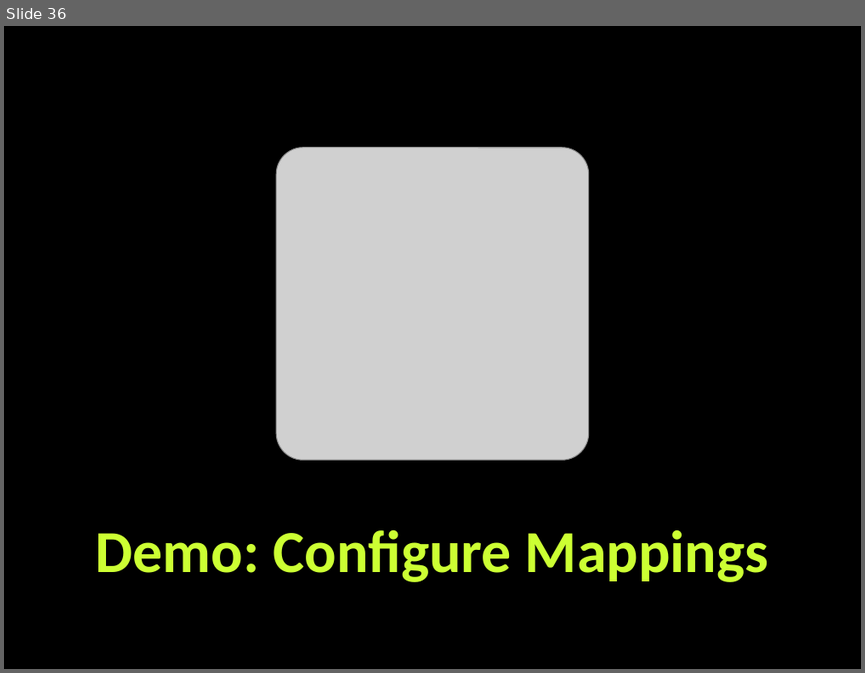
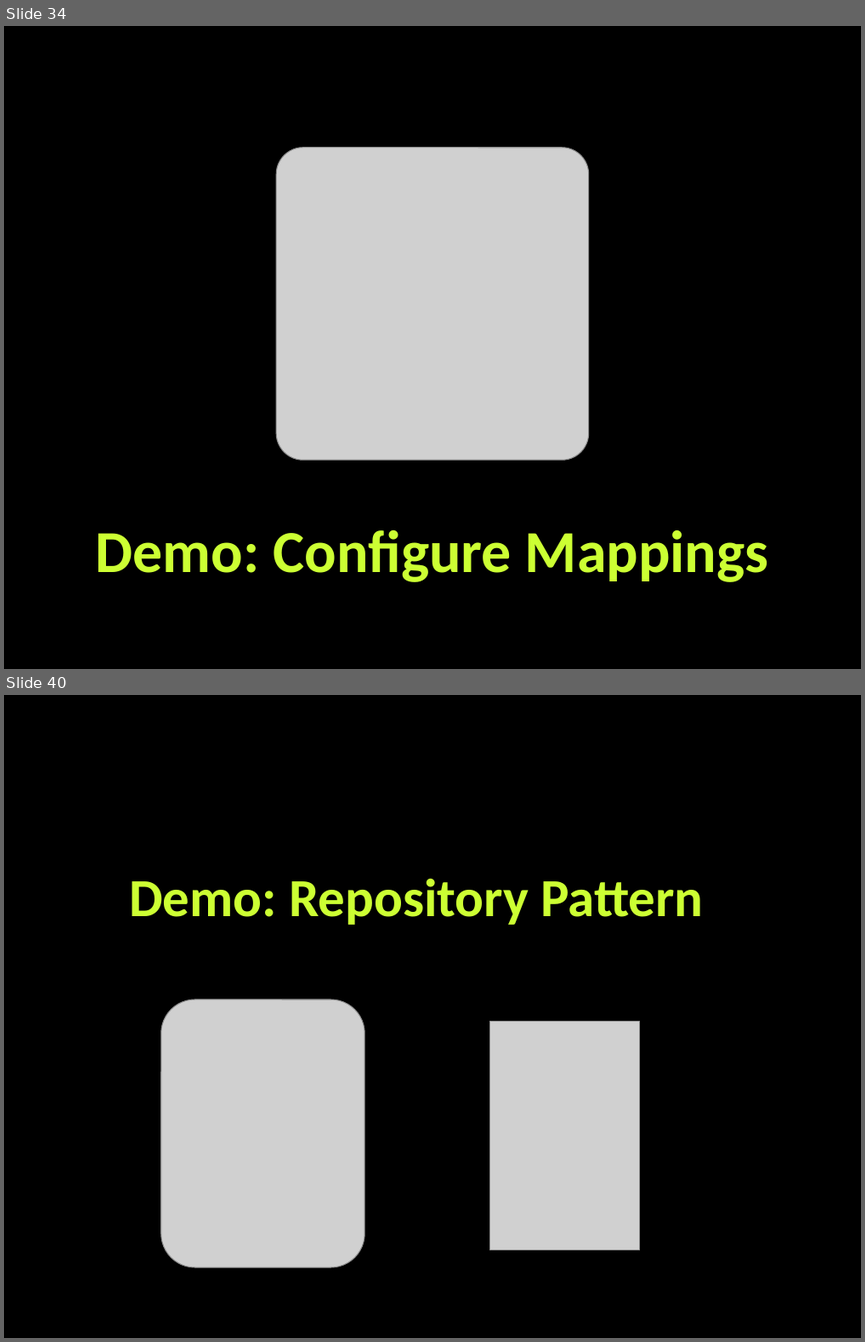
Before and after one commit to martin-nikolov/Telerik-Academy, a slide deck: Databases/10. Entity Framework Code First/Entity-Framework-Code-First.pptx. Shown one above the other, each under a label of ours: slide 36 before the commit, slides 34 and 40 after it; the slides between them are not shown. The pictures are 865x673 and 865x1342 pixels, drawn with LibreOffice and Linux fonts; fonts in the diff are those of the drawing; grey boxes stand for pictures; background and template pictures are left out. Boxes give left, top, right and bottom in pixels: in the first picture for what was removed or moved away, otherwise in the second. Text is boxed around its words. In the diff, an @@ line names an element or a change of style, - is before the commit and + after.

```diff
--- a/Databases/10. Entity Framework Code First/Entity-Framework-Code-First.pptx
+++ b/Databases/10. Entity Framework Code First/Entity-Framework-Code-First.pptx
@@ slide 40 added at (4, 695, 861, 1338), background picture (left out) @@
@@ title added at (129, 878, 703, 925), 45 pt, text #CCFF33, bold @@
+Demo: Repository Pattern
@@ picture added at (160, 999, 364, 1266) @@
@@ picture added at (490, 1021, 640, 1250) @@
@@ what was slide 36 is now slide 34 @@
```
Also in this commit, not shown: 4 slides changed, 5 other slides added, 2 slides removed, 3 other files.
